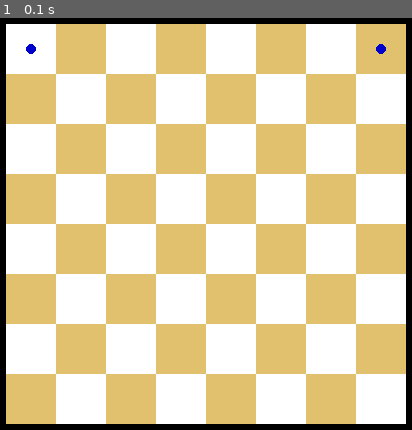
Above: before the commit, frame 1.
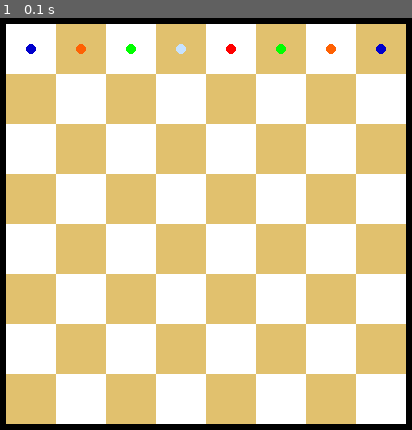
Above: after the commit, the same moment.

Repository: Nikhil-Singla/the-dev-dossier
Game: pygame game, started from game_dev/chessSimple.py
Same seed, same stepped clock (60 frames per second), same inputs: the game is played once before the commit and once after it.
Inputs:
- Up to frame 1 (0.1 s): no input

The runs differ from the first frame. In frame 1, 0.3% of the frame differs, in the area x 18-82%, y 6-9%.

Commit message:
Getting backrow defined

Diff:
--- a/game_dev/chessSimple.py
+++ b/game_dev/chessSimple.py
@@ -46,12 +46,24 @@
     pygame.draw.rect(screen,color, [50*i+200, 50*j+200, 50, 50])
 
 pieceName = ["Pawn", "Rook", "Knight", "Bishop", "King", "Queen"]
+pieceAmount = [8, 2, 2, 2, 1, 1] ## For Future Customization
 pieceColor = [aqua, navy, orange, green, metallic, red]
+boardState = []
+
 def drawPiece(name, xCor, yCor):
     for i in range(len(pieceName)):
         if name.lower() == pieceName[i].lower():
             pygame.draw.circle(screen,pieceColor[i], (50*xCor+225, 50*yCor+225), 5)
 
+def initBoard():
+    rowState = []
+    for i in range(1, 6):
+        rowState.append(pieceName[i])
+    for i in range(3, 0, -1):
+        rowState.append(pieceName[i])
+    boardState.append(rowState)
+
+initBoard()
 
 gameState = True ## Game Running
 screen.fill(background) ## Have our initial background on the screen
@@ -65,8 +77,9 @@
         for j in range(len(board[i])):
                 drawSquare(i, j)
 
-    drawPiece("Rook", 0, 0)
-    drawPiece("Rook", 7, 0)
+    for i in range(len(boardState)):
+        for j in range(len(boardState[i])):
+            drawPiece(boardState[i][j], j, i)
 
 
     pygame.display.flip() ## Update the content of the entire display
